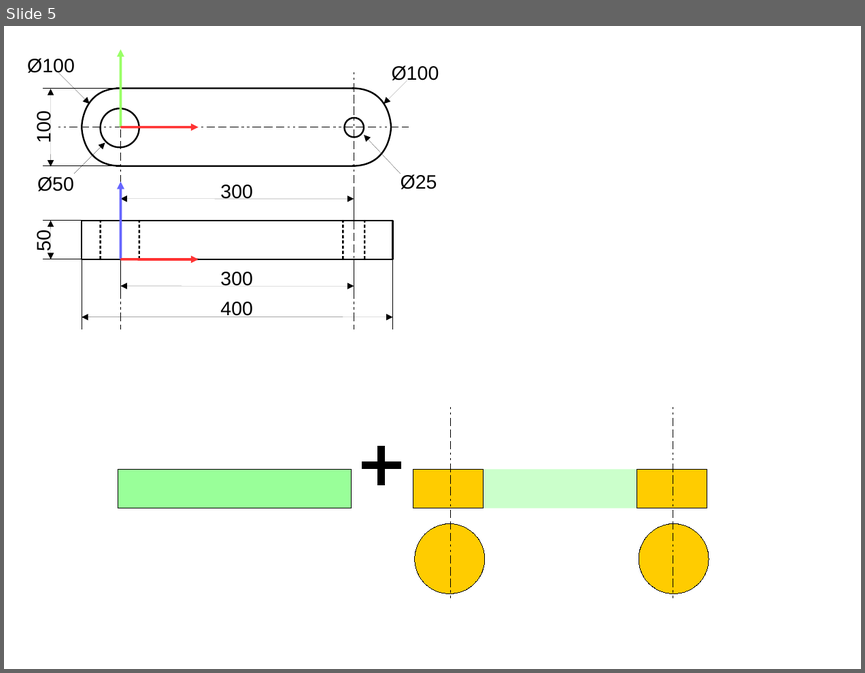
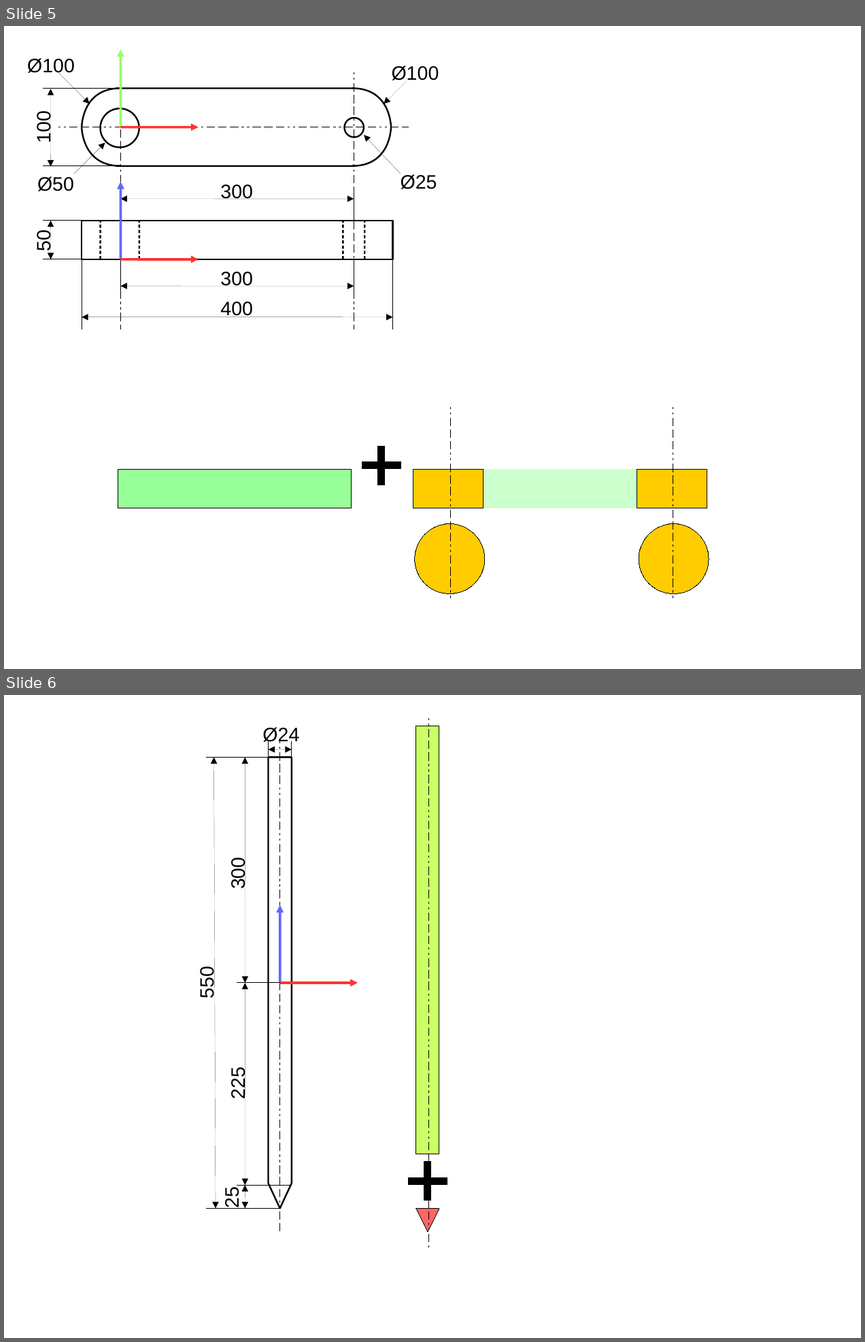
Before and after one commit to dagothar/robwork-robot, a slide deck: parts/parts.odp. Shown one above the other, each under a label of ours: slide 5 before the commit, slides 5 and 6 after it. The pictures are 865x673 and 865x1342 pixels, drawn with LibreOffice and Linux fonts; fonts in the diff are those of the drawing. Boxes give left, top, right and bottom in pixels: in the first picture for what was removed or moved away, otherwise in the second. Text is boxed around its words. In the diff, an @@ line names an element or a change of style, - is before the commit and + after.

```diff
--- a/parts/parts.odp
+++ b/parts/parts.odp
@@ slide 6 added at (4, 695, 861, 1338), background #FFFFFF @@
@@ text added at (262, 727, 299, 745), 18 pt, text #000000 @@
+Ø24
@@ rectangle added at (416, 726, 439, 1154), fill #CCFF66, outline #000000 0 pt @@
@@ line added from (428, 718) to (428, 1247), #000000 0 pt @@
@@ line added from (269, 757) to (269, 742), #000000 0 pt @@
@@ double arrow added from (269, 749) to (292, 749), #000000 0 pt @@
@@ line added from (280, 742) to (280, 1232), #000000 0 pt @@
@@ line added from (292, 757) to (292, 742), #000000 0 pt @@
@@ line added from (280, 757) to (206, 757), #000000 0 pt @@
@@ double arrow added from (214, 757) to (215, 1208), #000000 0 pt @@
@@ line added from (276, 757) to (237, 757), #000000 0 pt @@
@@ double arrow added from (245, 757) to (245, 983), #000000 0 pt @@
@@ freeform shape added at (269, 757, 292, 1208), outline #000000 1.5 pt @@
@@ text added at (227, 860, 249, 888), 18 pt, text #000000 @@
+300
@@ arrow added from (280, 983) to (280, 905), #6666FF 2.3 pt @@
@@ text added at (196, 968, 218, 998), 18 pt, text #000000 @@
+550
@@ line added from (280, 983) to (237, 983), #000000 0 pt @@
@@ double arrow added from (245, 983) to (245, 1185), #000000 0 pt @@
@@ arrow added from (280, 983) to (358, 983), #FF3333 2.3 pt @@
@@ text added at (227, 1070, 249, 1098), 18 pt, text #000000 @@
+225
@@ plus added at (409, 1161, 447, 1200), fill #000000, outline #000000 0 pt @@
@@ text added at (221, 1189, 243, 1207), 18 pt, text #000000 @@
+25
@@ line added from (280, 1185) to (237, 1185), #000000 0 pt @@
@@ double arrow added from (245, 1185) to (245, 1208), #000000 0 pt @@
@@ line added from (269, 1185) to (292, 1185), #000000 0 pt @@
@@ line added from (280, 1208) to (206, 1208), #000000 0 pt @@
@@ line added from (280, 1208) to (237, 1208), #000000 0 pt @@
@@ freeform shape added at (416, 1208, 439, 1232), fill #FF6666, outline #000000 0 pt @@
```
Also in this commit, not shown: 8 other files.
